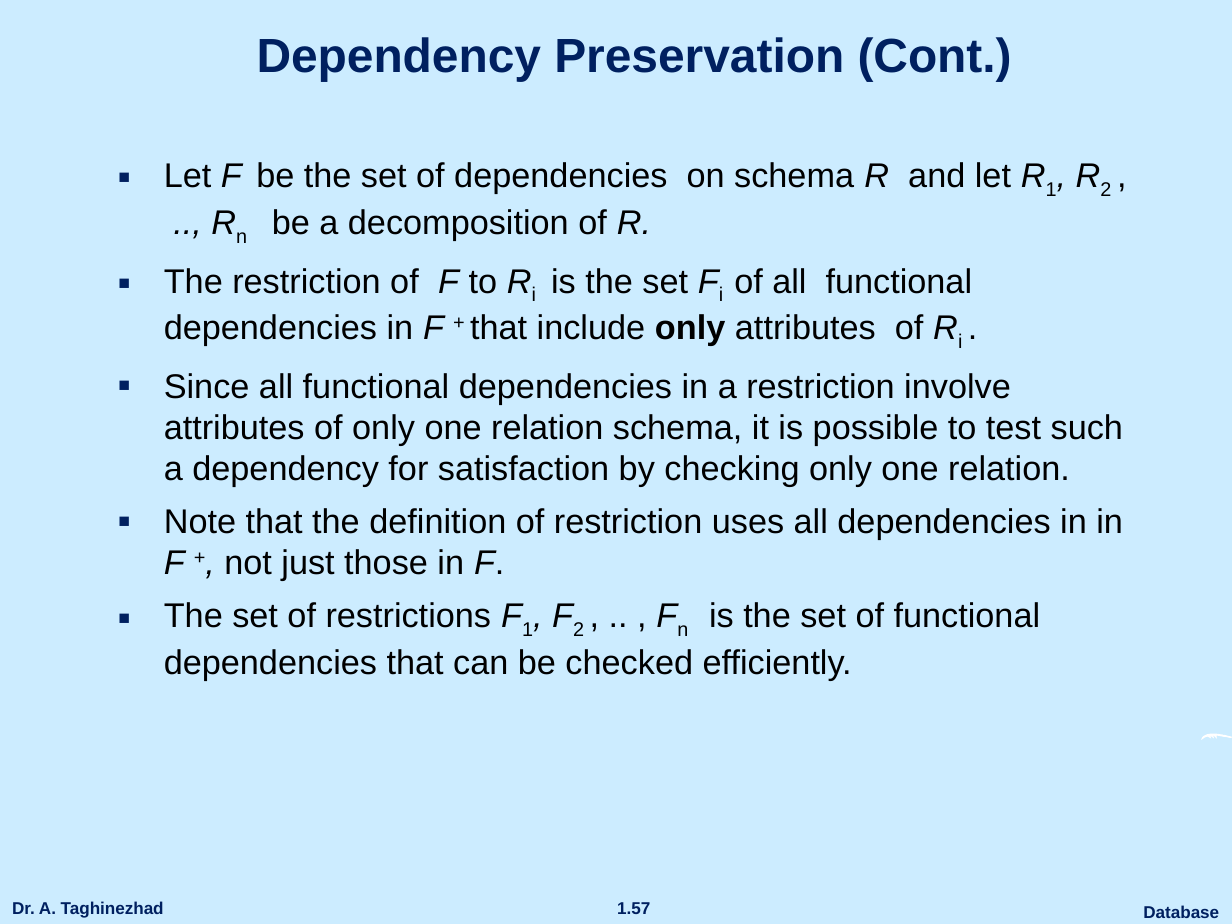
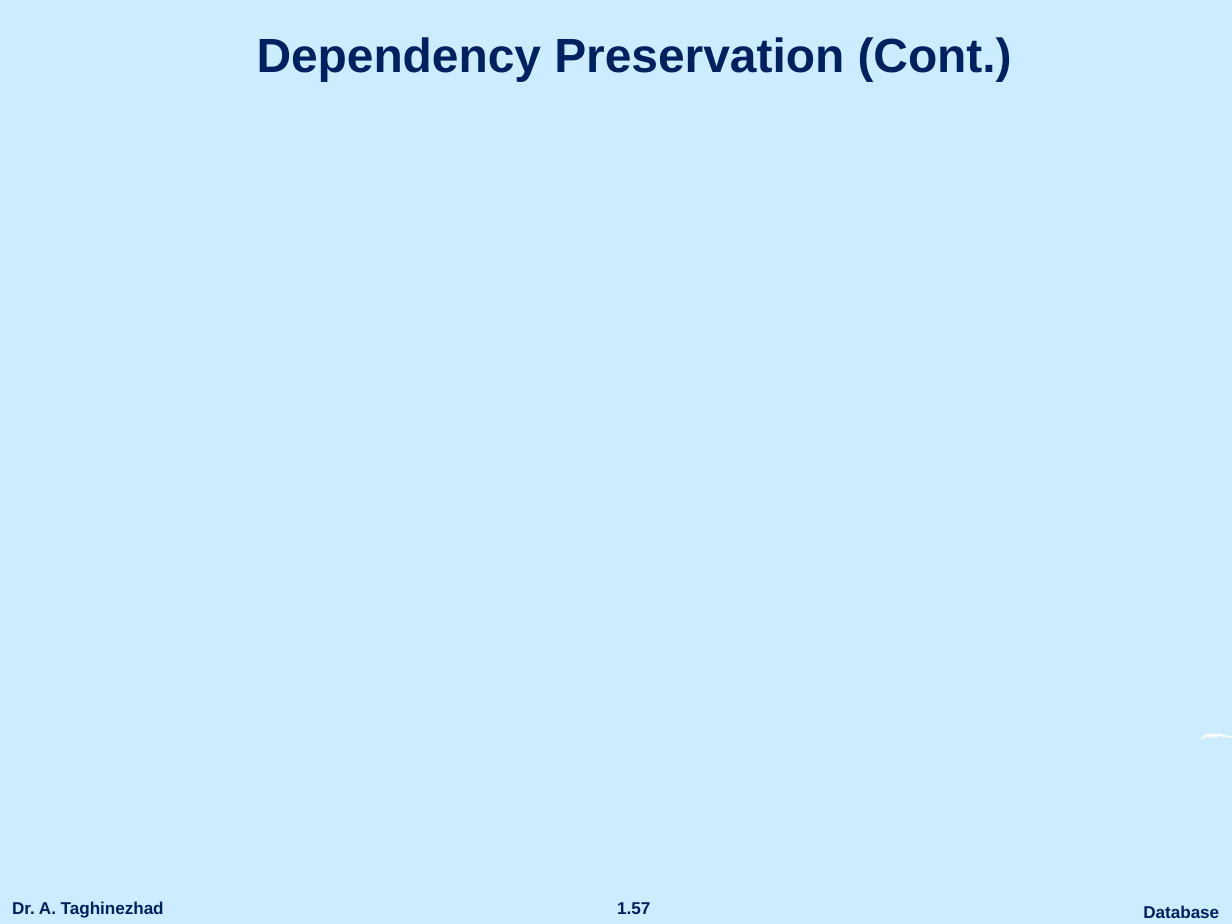
Before and after one commit to ataghinezhad/ataghinezhad.github.io, a slide deck: slide 57 of courses/downloads/temp/Database_Lec5.pptx. Drawn at 1232x924 pixels with LibreOffice and Linux fonts; fonts in the diff are those of the drawing; grey boxes stand for pictures; background and template pictures are left out. Boxes give left, top, right and bottom in pixels: in the first picture for what was removed or moved away, otherwise in the second. Text is boxed around its words. In the diff, an @@ line names an element or a change of style, - is before the commit and + after.

```diff
--- a/courses/downloads/temp/Database_Lec5.pptx
+++ b/courses/downloads/temp/Database_Lec5.pptx
@@ text removed at [164, 162, 1123, 681] @@
-▪ Let F be the set of dependencies on schema R and let R1, R2 , .., Rn be a decomposition of R.
-▪ The restriction of F to Ri is the set Fi of all functional dependencies in F + that include only attributes of Ri .
-▪ Since all functional dependencies in a restriction involve attributes of only one relation schema, it is possible to test such a dependency for satisfaction by checking only one relation.
-▪ Note that the definition of restriction uses all dependencies in in F +, not just those in F.
-▪ The set of restrictions F1, F2 , .. , Fn is the set of functional dependencies that can be checked efficiently.
```
Also in this commit, not shown: 86 other slides changed, 12 slides added, 12 slides removed, 3 other files.
